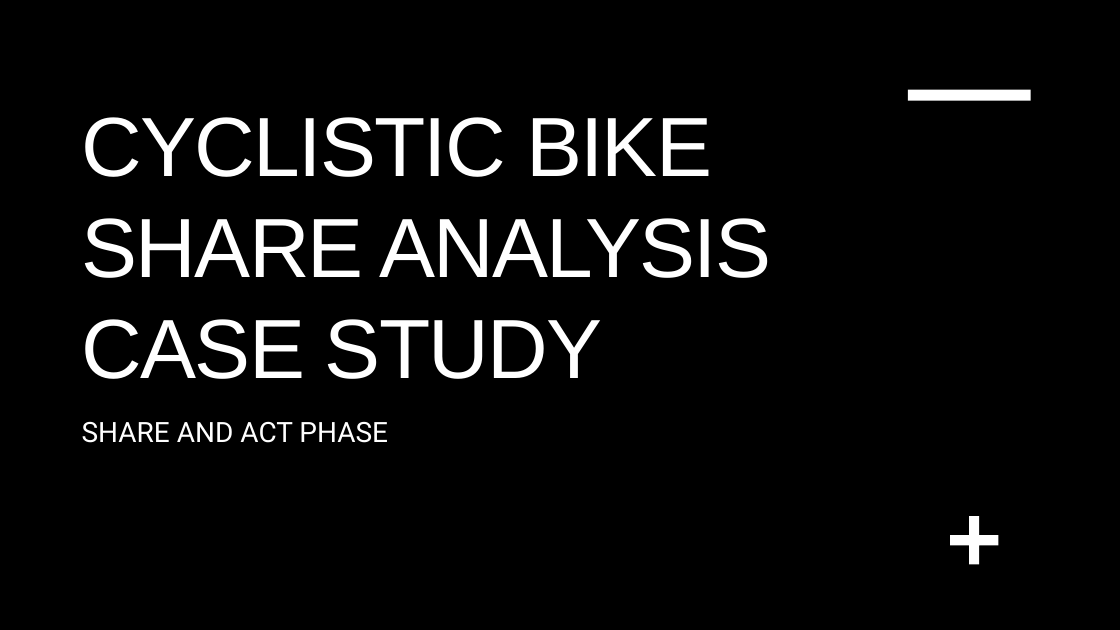
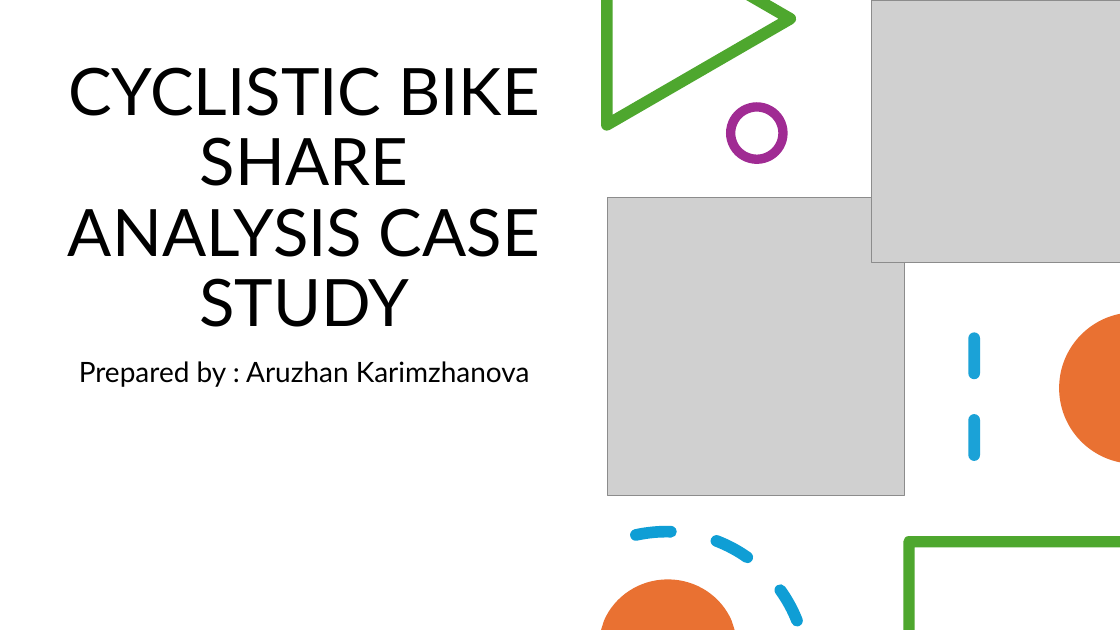
Before and after one commit to aruzhanKar/-Cyclistic-bike-share-analysis-case-study-, a slide deck: slide 1 of Cyclistic visualizations .pptx. Drawn at 1120x630 pixels with LibreOffice and Linux fonts; fonts in the diff are those of the drawing; grey boxes stand for pictures; background and template pictures are left out. Boxes give left, top, right and bottom in pixels: in the first picture for what was removed or moved away, otherwise in the second. Text is boxed around its words. In the diff, an @@ line names an element or a change of style, - is before the commit and + after.

```diff
--- a/Cyclistic visualizations .pptx
+++ b/Cyclistic visualizations .pptx
@@ background picture (left out) to #FFFFFF @@
@@ rectangle removed at (0,0,1120,630) @@
@@ rectangle removed at (0,0,970,630) @@
@@ freeform shape added at (602,0,797,131), fill #4EA72E @@
@@ picture added at (872,0,1120,263) @@
@@ title "CYCLISTIC BIKE SHARE ANALYSIS CASE ...": place and size @@
-title "CYCLISTIC BIKE SHARE ANALYSIS CASE ..." at (82,117,771,379)
+title "CYCLISTIC BIKE SHARE ANALYSIS CASE ..." at (68,67,540,327)
@@ title "CYCLISTIC BIKE SHARE ANALYSIS CASE ..." at (68,67,540,327): size 72 to 56 pt, font Arial to Lato, text colour #FFFFFF to #000000, letter spacing -1.5 to 0 pt; alignment left to centre; line spacing 1 to 0.9 @@
@@ rectangle removed at (480,101,1077,630) @@
@@ ellipse added at (731,107,783,159), outline #A02B93 8 pt @@
@@ rectangle removed at (908,90,1031,101) @@
@@ picture added at (607,197,905,495) @@
@@ freeform shape added at (1060,314,1120,463), fill #E97132 @@
@@ line added from (975, 339) to (975, 485), #0F9ED5 10 pt dashed @@
@@ subtitle at (79,361,530,387): text changed; font Roboto to Lato; text colour #FFFFFF to #000000 @@
-SHARE AND ACT PHASE
+Prepared by : Aruzhan Karimzhanova
@@ freeform shape added at (630,513,804,630), fill #0F9ED5 @@
@@ freeform shape added at (903,536,1120,630), fill #4EA72E @@
@@ plus removed at (950,516,998,564) @@
@@ freeform shape added at (602,580,735,630), fill #E97132 @@
```
Also in this commit, not shown: 14 other slides changed.
